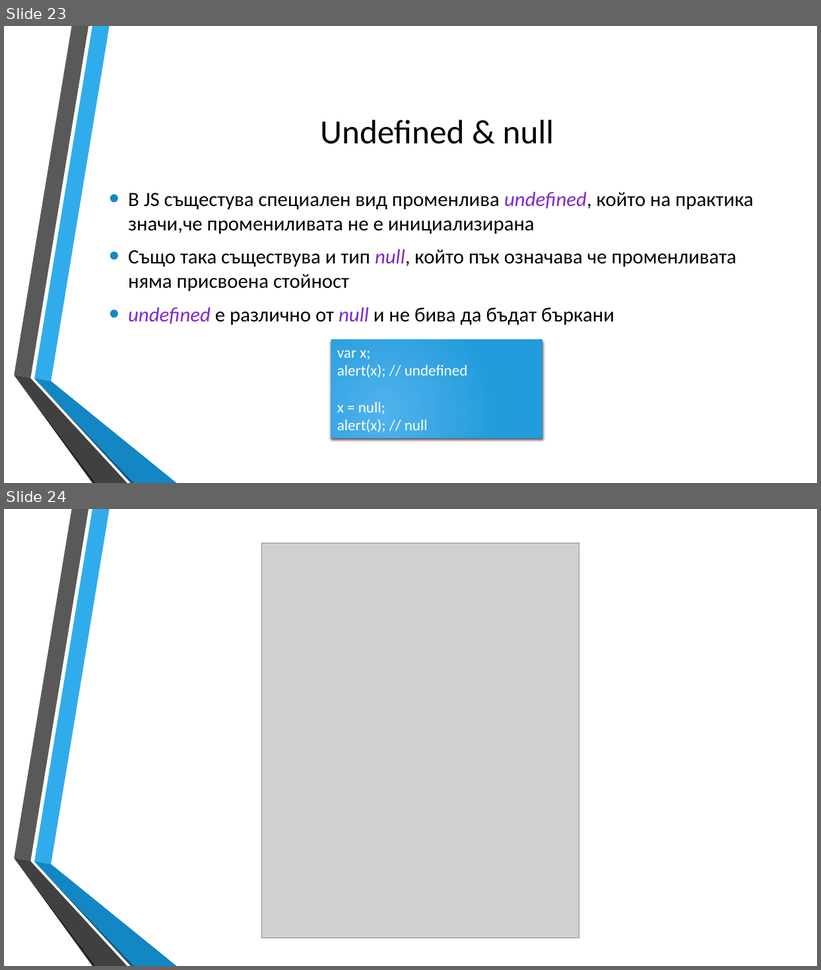
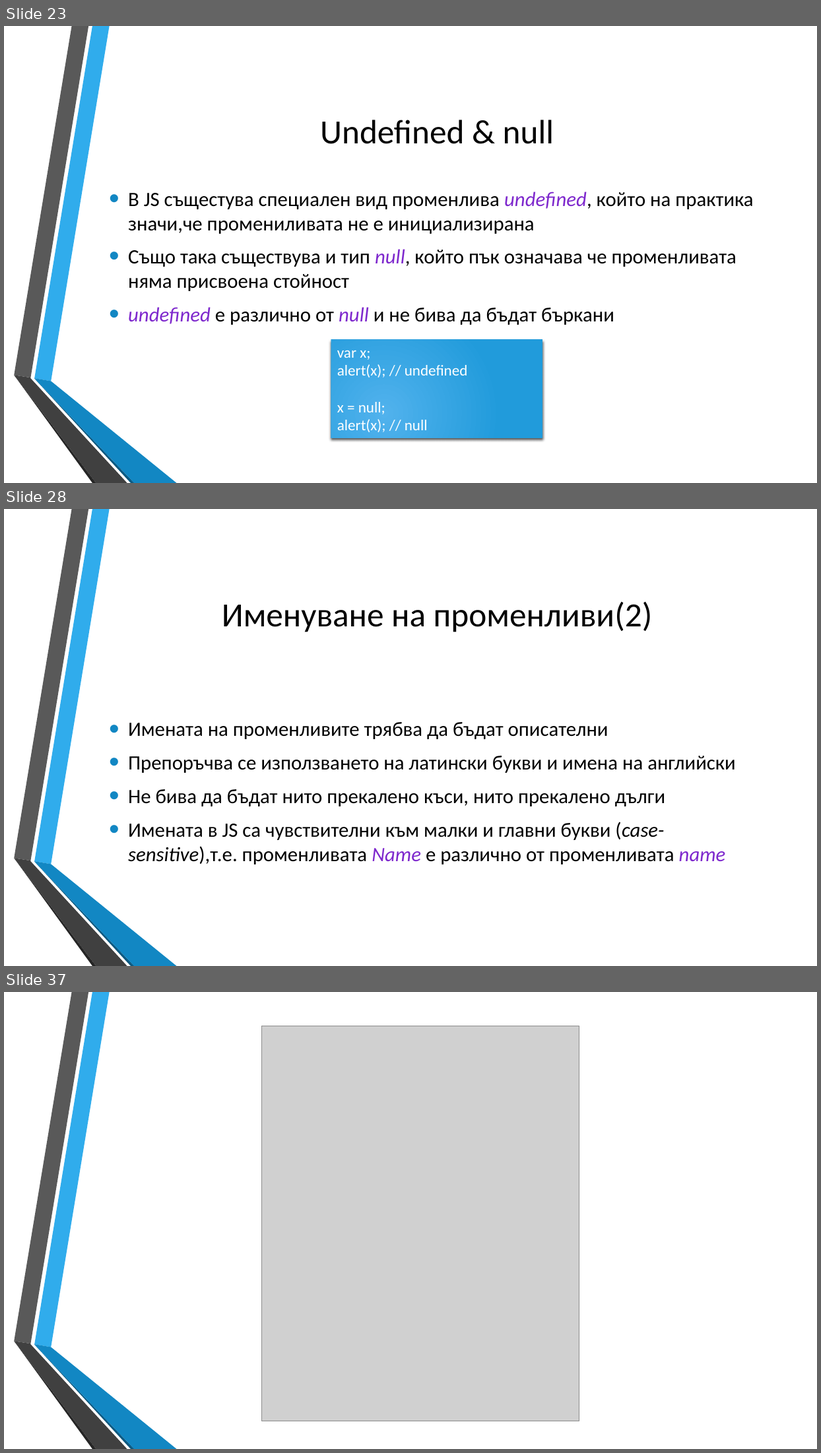
Before and after one commit to dnmitev/IT-Academy, a slide deck: JS Fundamentals/2.JS-Basics/JS-Basics.pptx. Shown one above the other, each under a label of ours: slides 23 and 24 before the commit, slides 23, 28 and 37 after it; the slides between them are not shown. The pictures are 821x970 and 821x1453 pixels, drawn with LibreOffice and Linux fonts; fonts in the diff are those of the drawing; grey boxes stand for pictures; background and template pictures are left out. Boxes give left, top, right and bottom in pixels: in the first picture for what was removed or moved away, otherwise in the second. Text is boxed around its words. In the diff, an @@ line names an element or a change of style, - is before the commit and + after.

```diff
--- a/JS Fundamentals/2.JS-Basics/JS-Basics.pptx
+++ b/JS Fundamentals/2.JS-Basics/JS-Basics.pptx
@@ slide 28 added at bbox=[4, 509, 817, 966], background picture (left out); not listed: 6 template elements that a slide beside it also shows @@
@@ title added at bbox=[222, 601, 653, 632], 40 pt, text #000000 @@
+Именуване на променливи(2)
@@ text added at bbox=[128, 722, 736, 865], 24 pt, text #000000 @@
+• Имената на променливите трябва да бъдат описателни
+• Препоръчва се използването на латински букви и имена на английски
+• Не бива да бъдат нито прекалено къси, нито прекалено дълги
+• Имената в JS са чувствителни към малки и главни букви (case-sensitive),т.е. променливата Name е различно от променливата name
@@ what was slide 24 is now slide 37 @@
```
Also in this commit, not shown: 3 slides changed, 13 other slides added, 4 other files.
